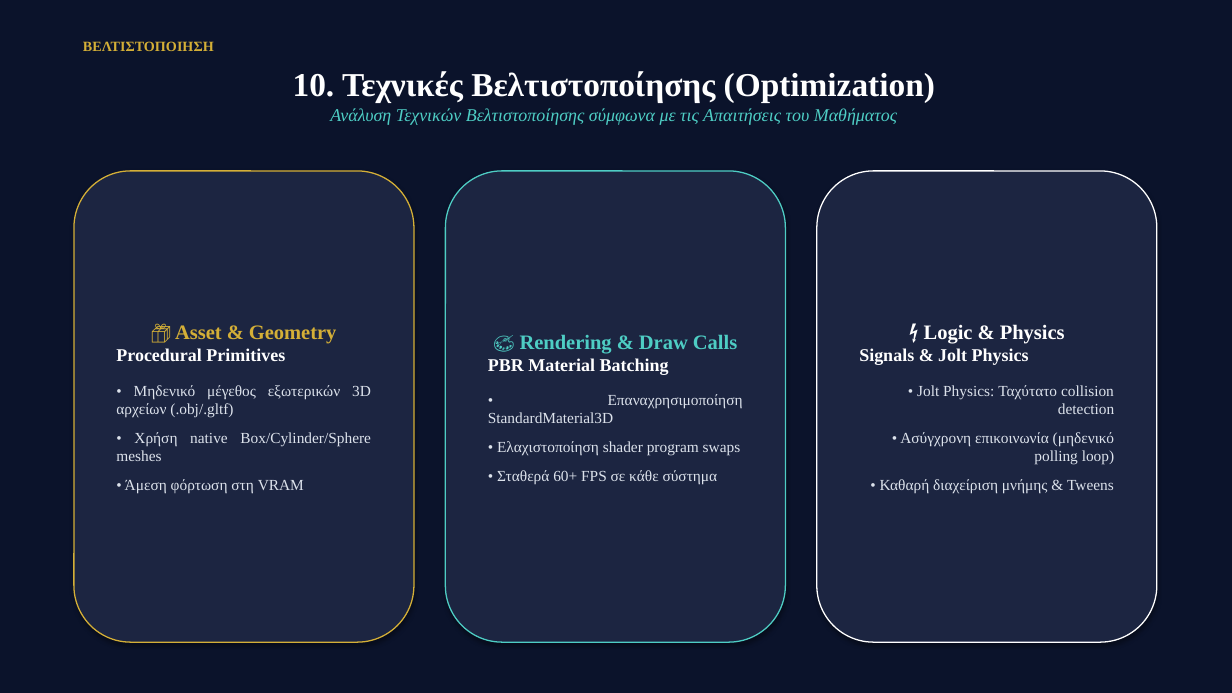
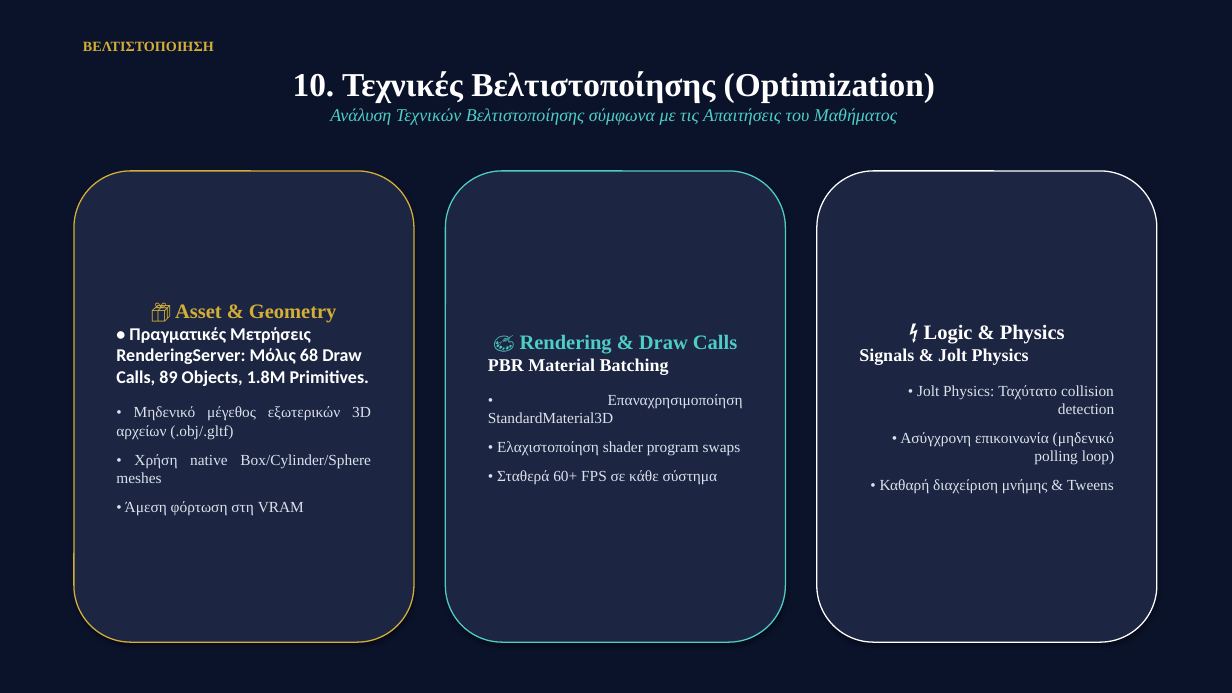
Before and after one commit to MrMpek/SecretLibrary-EscapeRoom, a slide deck: slide 11 of Deliverables/The_Secret_Library_Presentation.pptx. Drawn at 1232x693 pixels with LibreOffice and Linux fonts; fonts in the diff are those of the drawing. Boxes give left, top, right and bottom in pixels: in the first picture for what was removed or moved away, otherwise in the second. Text is boxed around its words. In the diff, an @@ line names an element or a change of style, - is before the commit and + after.

```diff
--- a/Deliverables/The_Secret_Library_Presentation.pptx
+++ b/Deliverables/The_Secret_Library_Presentation.pptx
@@ text in rounded rectangle at (x1=116, y1=327, x2=369, y2=386): text changed; font Times New Roman to Calibri @@
-Procedural Primitives
+• Πραγματικές Μετρήσεις RenderingServer: Μόλις 68 Draw Calls, 89 Objects, 1.8M Primitives.
```
Also in this commit, not shown: 3 other slides changed, 3 other files.
